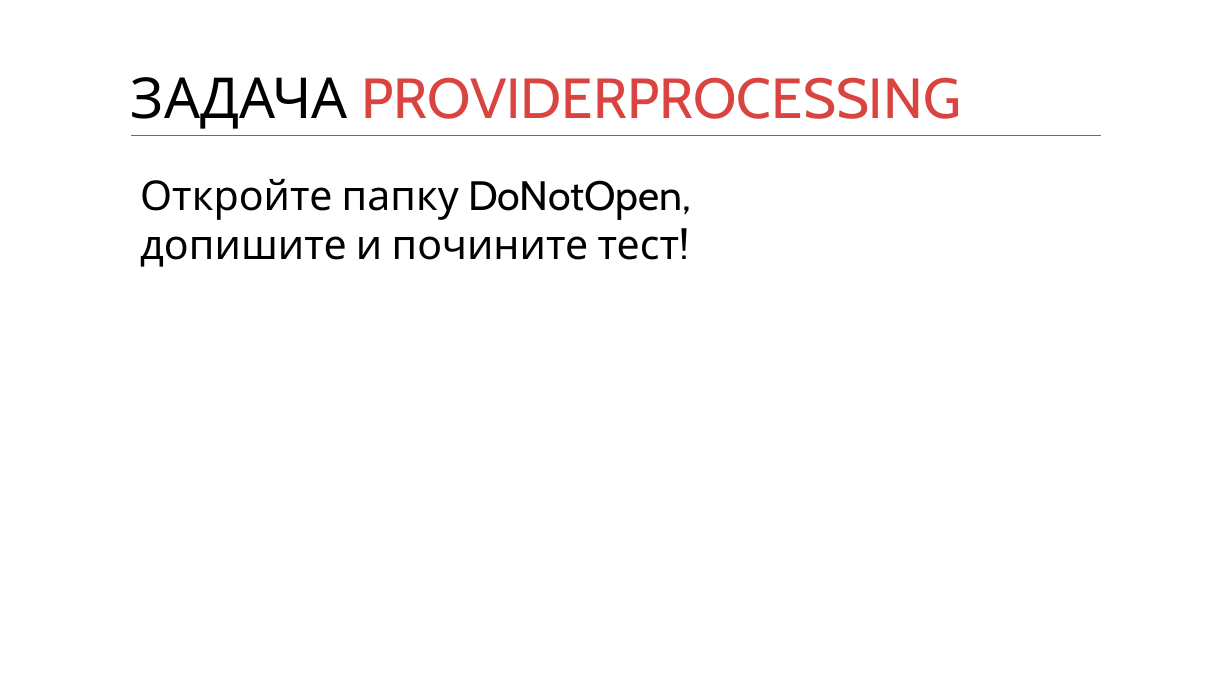
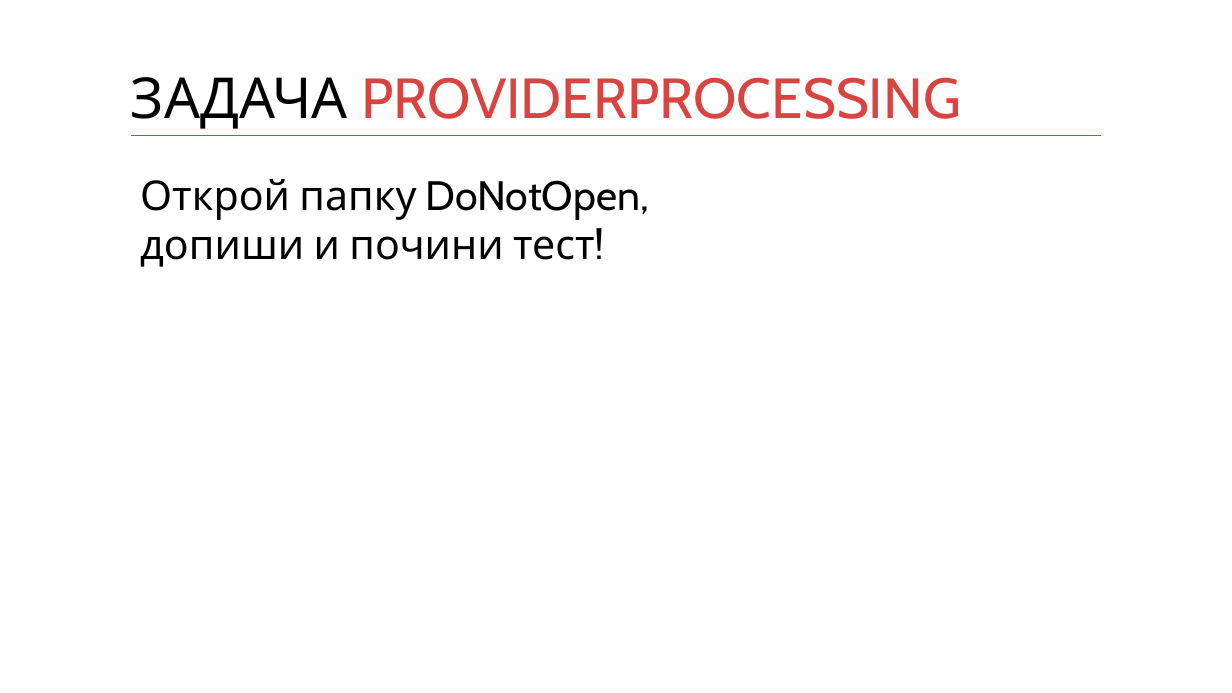
Before and after one commit to kontur-courses/legacy, a slide deck: slide 16 of legacy.pptx (slide 15 before the commit). Drawn at 1232x693 pixels with LibreOffice and Linux fonts; fonts in the diff are those of the drawing. Boxes give left, top, right and bottom in pixels: in the first picture for what was removed or moved away, otherwise in the second. Text is boxed around its words. In the diff, an @@ line names an element or a change of style, - is before the commit and + after.

```diff
--- a/legacy.pptx
+++ b/legacy.pptx
@@ text at [140, 179, 649, 267]: text changed @@
-Откройте папку DoNotOpen,
-допишите и почините тест!
+Открой папку DoNotOpen,
+допиши и почини тест!
```
Also in this commit, not shown: 6 other slides changed, 2 slides added, 1 slide removed, 6 other files.
